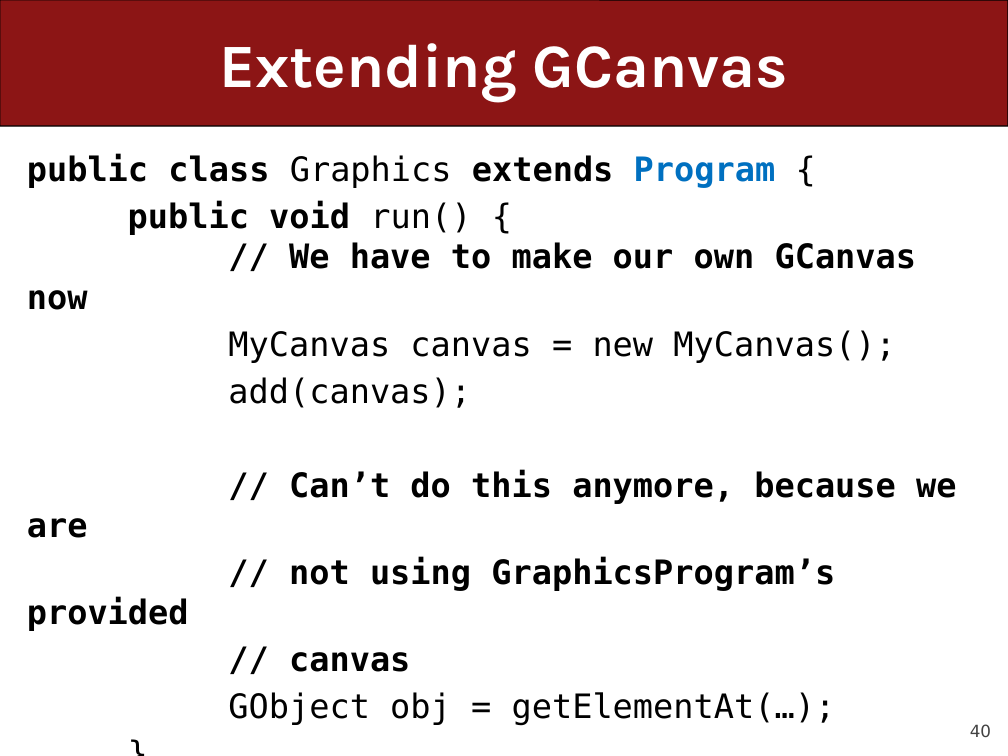
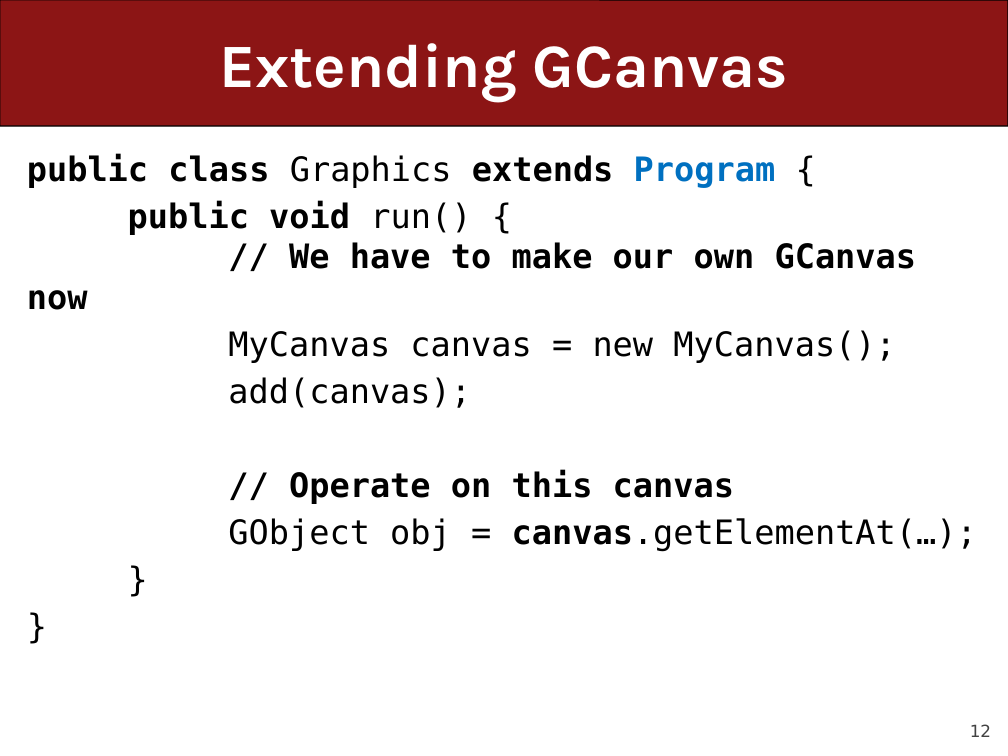
Before and after one commit to ckincaid17/cs106a-summer-2018, a slide deck: slide 12 of WWW/lectures/Lecture23/Lecture23.pptx (slide 40 before the commit). Drawn at 1008x756 pixels with LibreOffice and Linux fonts; fonts in the diff are those of the drawing. Boxes give left, top, right and bottom in pixels: in the first picture for what was removed or moved away, otherwise in the second. Text is boxed around its words. In the diff, an @@ line names an element or a change of style, - is before the commit and + after.

```diff
--- a/WWW/lectures/Lecture23/Lecture23.pptx
+++ b/WWW/lectures/Lecture23/Lecture23.pptx
@@ text at (x1=228, y1=469, x2=977, y2=551): text changed; bold off @@
-// Can’t do this anymore, because we are
-// not using GraphicsProgram’s provided
-// canvas
-GObject obj = getElementAt(…);
+// Operate on this canvas
+GObject obj = canvas.getElementAt(…);
@@ page number at (x1=970, y1=724, x2=991, y2=737): text changed @@
-40
+12
```
Also in this commit, not shown: 12 other slides changed, 35 slides added, 26 slides removed, 4 other files.
